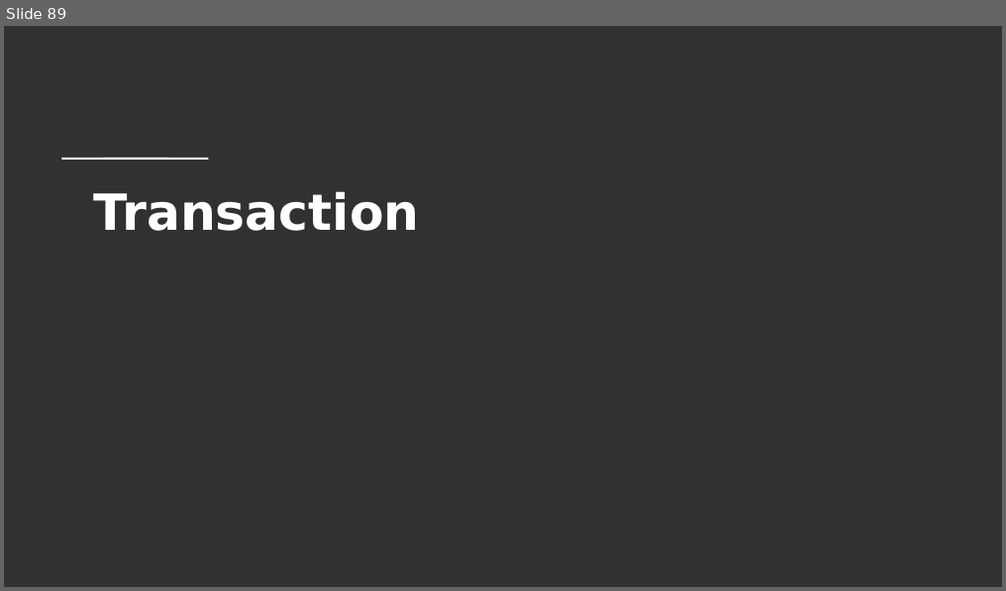
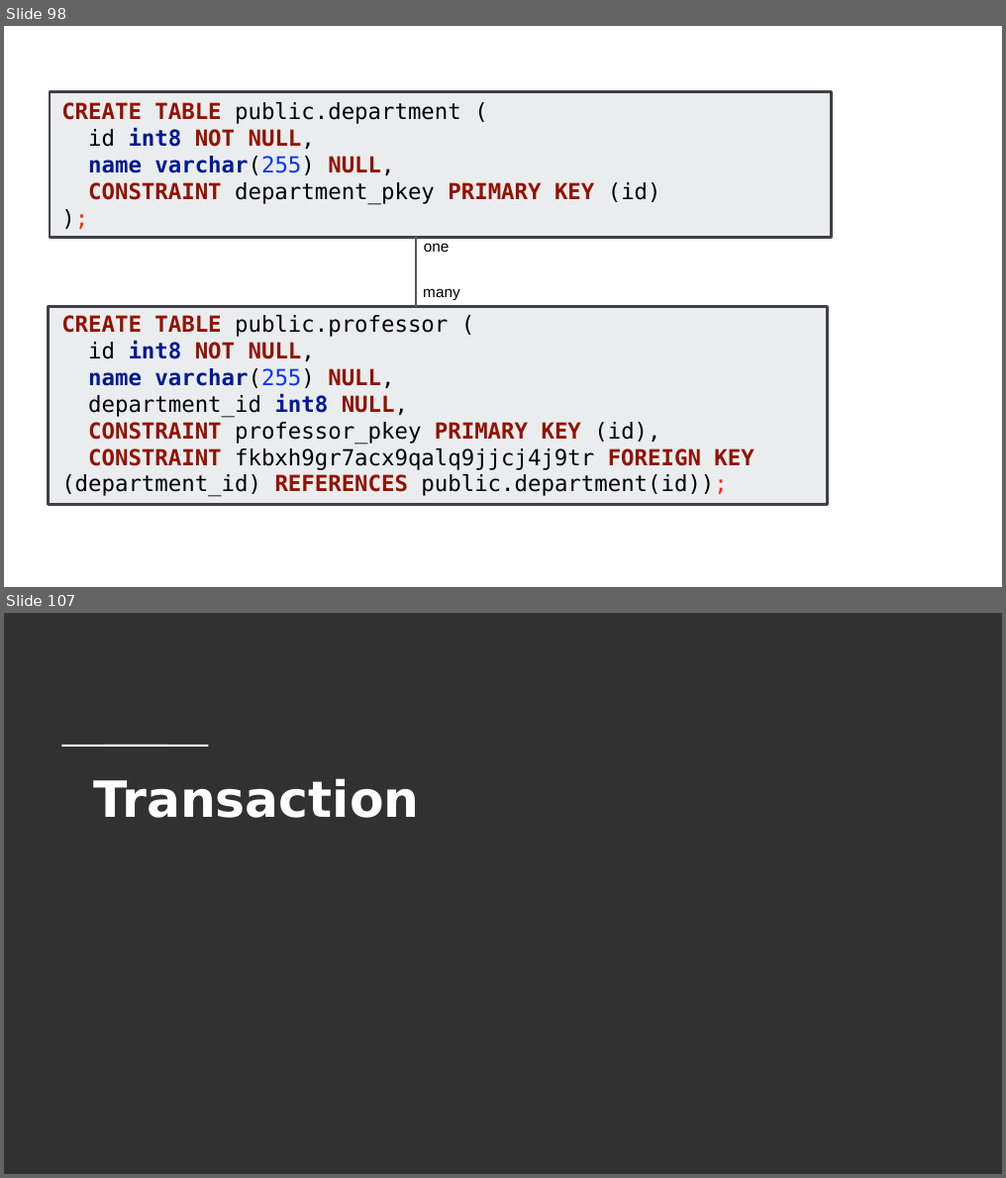
Before and after one commit to TechMaster/springboot2, a slide deck: 14 JPA/JPA.pptx. Shown one above the other, each under a label of ours: slide 89 before the commit, slides 98 and 107 after it; the slides between them are not shown. The pictures are 1006x591 and 1006x1178 pixels, drawn with LibreOffice and Linux fonts; fonts in the diff are those of the drawing; background and template pictures are left out. Boxes give left, top, right and bottom in pixels: in the first picture for what was removed or moved away, otherwise in the second. Text is boxed around its words. In the diff, an @@ line names an element or a change of style, - is before the commit and + after.

```diff
--- a/14 JPA/JPA.pptx
+++ b/14 JPA/JPA.pptx
@@ slide 98 added at [4, 26, 1002, 587], background #FFFFFF @@
@@ rectangle added at [50, 92, 832, 238], fill #E9EDEE, outline #424242 2 pt @@
@@ text added at [61, 102, 753, 497], 16 pt, text #000000 @@
+CREATE TABLE public.department (
+id int8 NOT NULL,
+name varchar(255) NULL,
+CONSTRAINT department_pkey PRIMARY KEY (id)
+);
+CREATE TABLE public.professor (
+id int8 NOT NULL,
+name varchar(255) NULL,
+department_id int8 NULL,
+CONSTRAINT professor_pkey PRIMARY KEY (id),
+CONSTRAINT fkbxh9gr7acx9qalq9jjcj4j9tr FOREIGN KEY (department_id) REFERENCES public.department(id));
@@ line added from (416, 237) to (416, 306), #575757 1.5 pt @@
@@ text added at [424, 243, 450, 252], 11 pt, text #000000 @@
+one
@@ text added at [423, 288, 460, 300], 11 pt, text #000000 @@
+many
@@ rectangle added at [48, 307, 828, 505], fill #E9EDEE, outline #424242 2 pt @@
@@ what was slide 89 is now slide 107 @@
```
Also in this commit, not shown: 3 slides changed, 19 other slides added, 2 slides removed, 12 other files.
